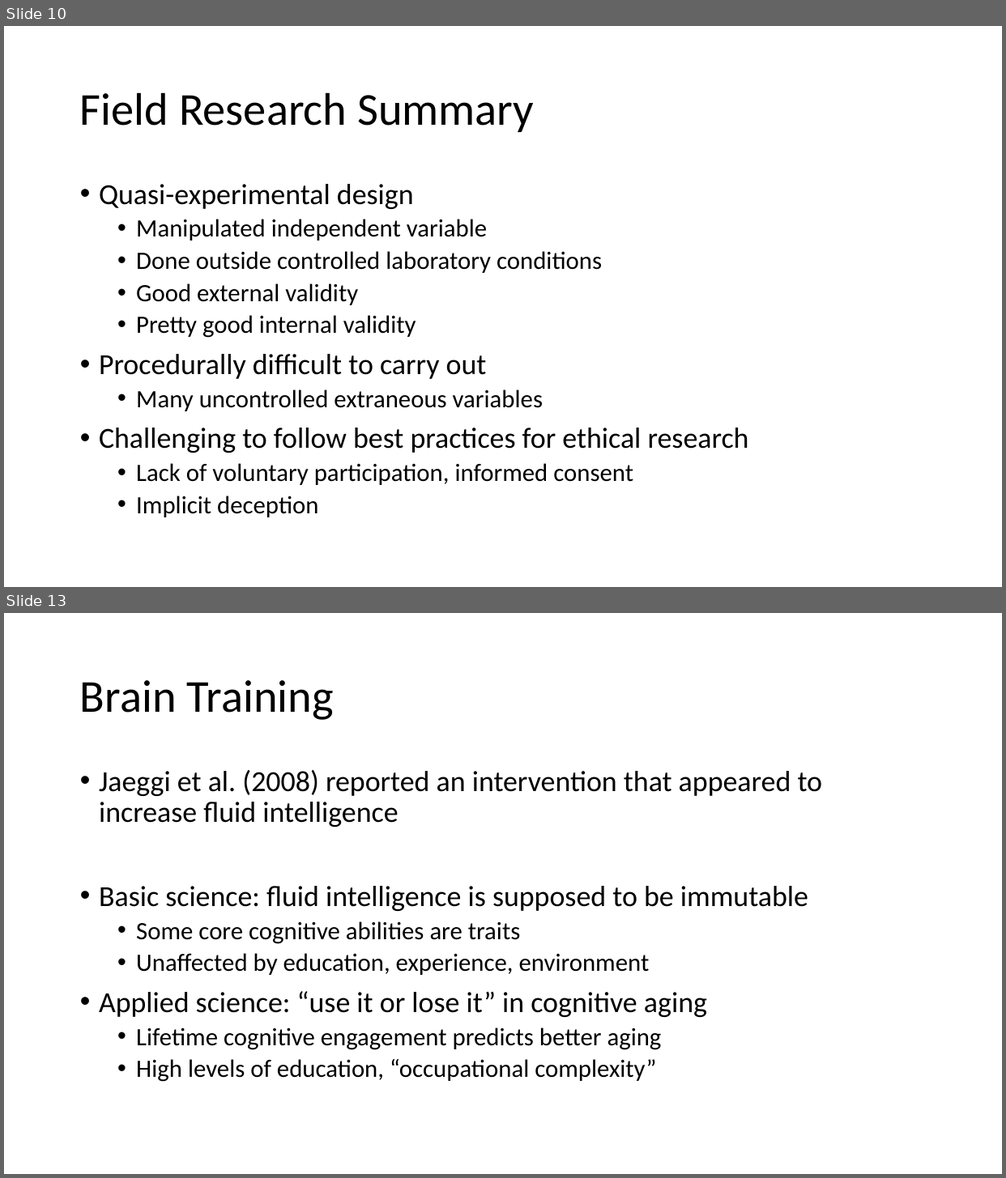
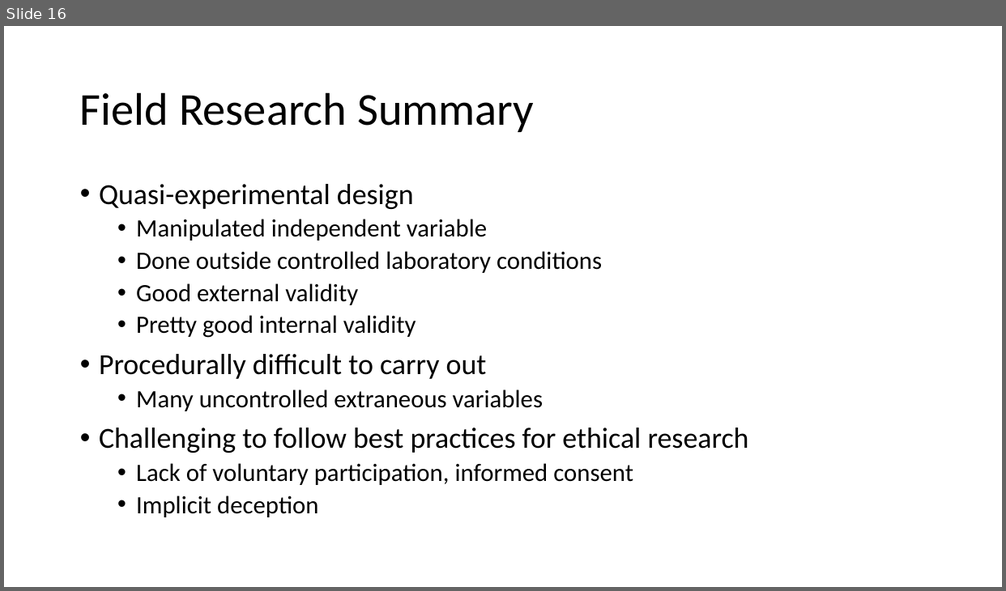
Before and after one commit to preber/Research-Methods, a slide deck: Class Slides 2024/Class 23.pptx. Shown one above the other, each under a label of ours: slides 10 and 13 before the commit, slide 16 after it; the slides between them are not shown. The pictures are 1006x1178 and 1006x591 pixels, drawn with LibreOffice and Linux fonts; fonts in the diff are those of the drawing. Boxes give left, top, right and bottom in pixels: in the first picture for what was removed or moved away, otherwise in the second. Text is boxed around its words. In the diff, an @@ line names an element or a change of style, - is before the commit and + after.

```diff
--- a/Class Slides 2024/Class 23.pptx
+++ b/Class Slides 2024/Class 23.pptx
@@ slide 13 removed at bbox=[4, 613, 1002, 1174], background #FFFFFF @@
@@ title removed at bbox=[80, 680, 333, 720] @@
-Brain Training
@@ text removed at bbox=[99, 770, 823, 1082] @@
-• Jaeggi et al. (2008) reported an intervention that appeared to increase fluid intelligence
-• Basic science: fluid intelligence is supposed to be immutable
-  • Some core cognitive abilities are traits
-  • Unaffected by education, experience, environment
-• Applied science: “use it or lose it” in cognitive aging
-  • Lifetime cognitive engagement predicts better aging
-  • High levels of education, “occupational complexity”
@@ what was slide 10 is now slide 16 @@
```
Also in this commit, not shown: 3 slides changed, 5 slides added, 7 other slides removed, 11 other files.
